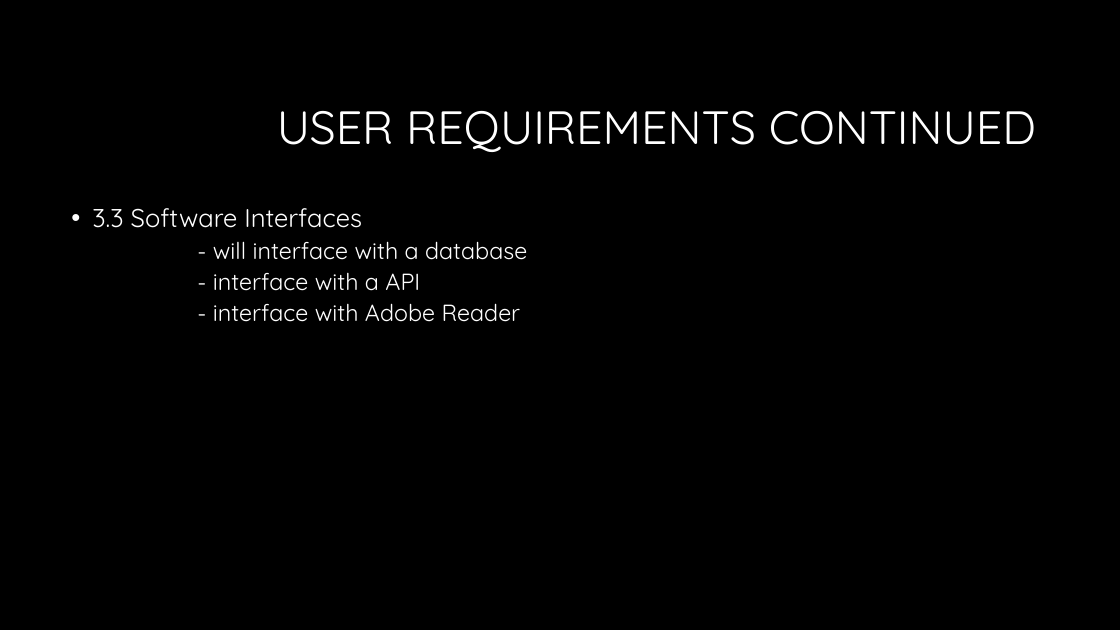
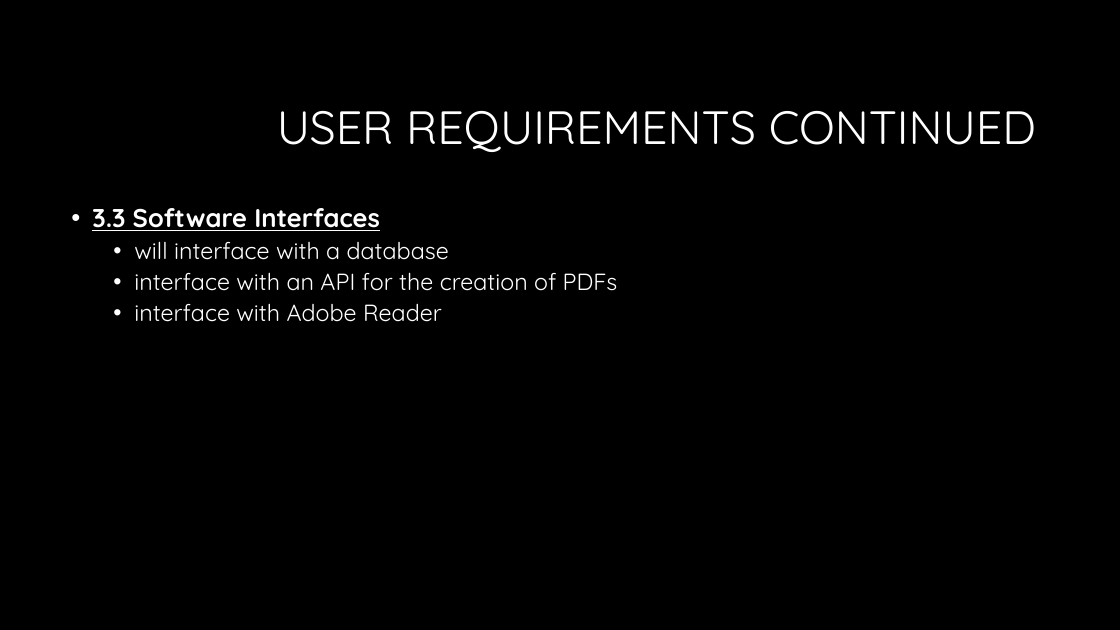
Before and after one commit to sarahakk/fraction-worksheet-creator, a slide deck: slide 9 of Presentation Elementary Engineers .pptx (slide 6 before the commit). Drawn at 1120x630 pixels with LibreOffice and Linux fonts; fonts in the diff are those of the drawing; background and template pictures are left out. Boxes give left, top, right and bottom in pixels: in the first picture for what was removed or moved away, otherwise in the second. Text is boxed around its words. In the diff, an @@ line names an element or a change of style, - is before the commit and + after.

```diff
--- a/Presentation Elementary Engineers .pptx
+++ b/Presentation Elementary Engineers .pptx
@@ text at <box>92,208,380,231</box>: bold on, underline on in "3.3 Software Interfaces" @@
@@ text at <box>134,241,618,322</box>: text changed @@
-  - will interface with a database
-  - interface with a API
-  - interface with Adobe Reader
+  • will interface with a database
+  • interface with an API for the creation of PDFs
+  • interface with Adobe Reader
```
Also in this commit, not shown: 9 other slides changed, 4 slides added.
